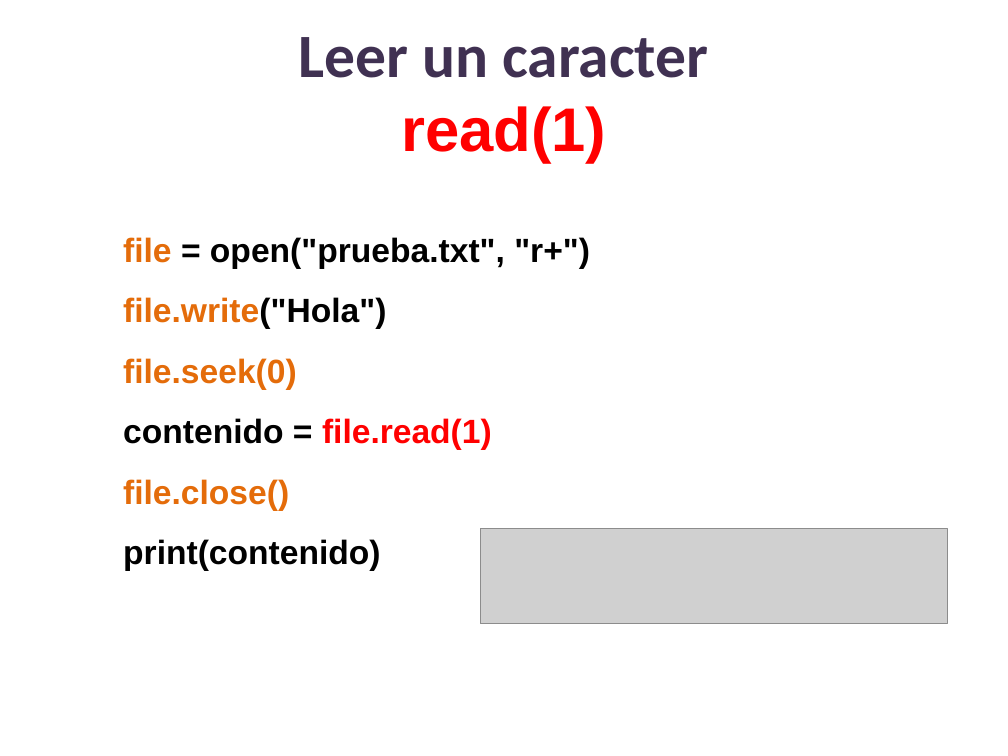
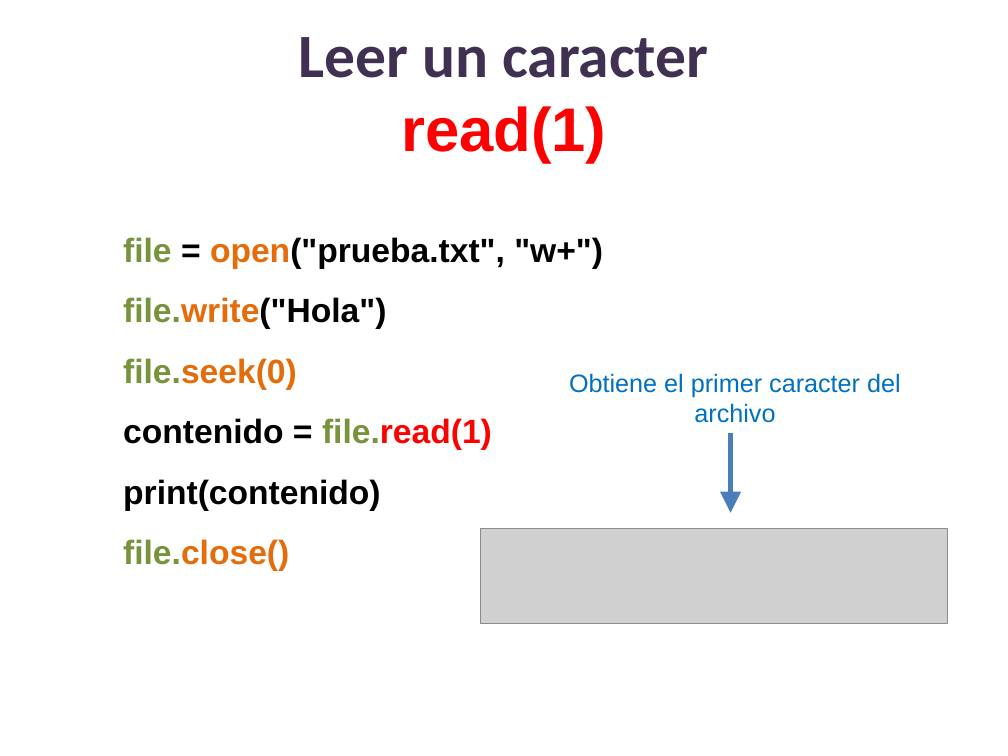
Before and after one commit to lizetheP/PensamientoC, a slide deck: slide 12 of CalendarioAgo20L/presentaciones/12_Archivos.pptx. Drawn at 1008x756 pixels with LibreOffice and Linux fonts; fonts in the diff are those of the drawing; grey boxes stand for pictures. Boxes give left, top, right and bottom in pixels: in the first picture for what was removed or moved away, otherwise in the second. Text is boxed around its words. In the diff, an @@ line names an element or a change of style, - is before the commit and + after.

```diff
--- a/CalendarioAgo20L/presentaciones/12_Archivos.pptx
+++ b/CalendarioAgo20L/presentaciones/12_Archivos.pptx
@@ text at [123,237,603,269]: text changed @@
-file = open("prueba.txt", "r+")
+file = open("prueba.txt", "w+")
@@ text at [123,297,492,571]: text colour #E46C0A to #77933C in "file.write("Hola")", "file.seek(0)", "file.close()"; text colour #FF0000 to #77933C in "file.read(1)" @@
@@ text added at [569,373,901,423], 18 pt, text #0070C0 @@
+Obtiene el primer caracter del archivo
@@ arrow added from (731, 433) to (731, 513), #4B7EBC 3 pt @@
@@ text at [123,479,380,511]: paragraph added @@
+print(contenido)
@@ text at [123,539,380,571]: paragraph removed @@
-print(contenido)
```
Also in this commit, not shown: 15 other slides changed, 3 slides removed, 2 other files.
